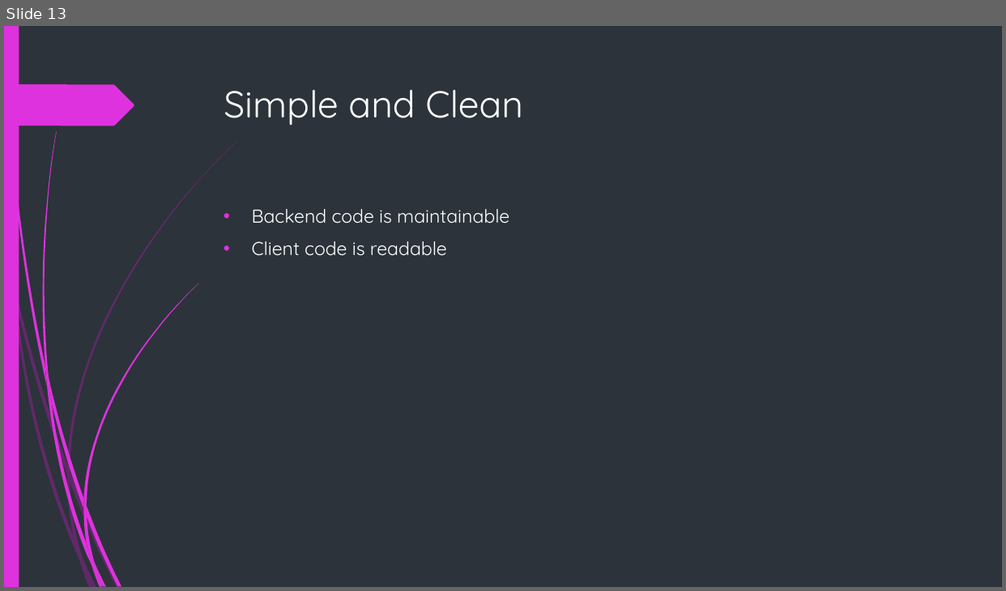
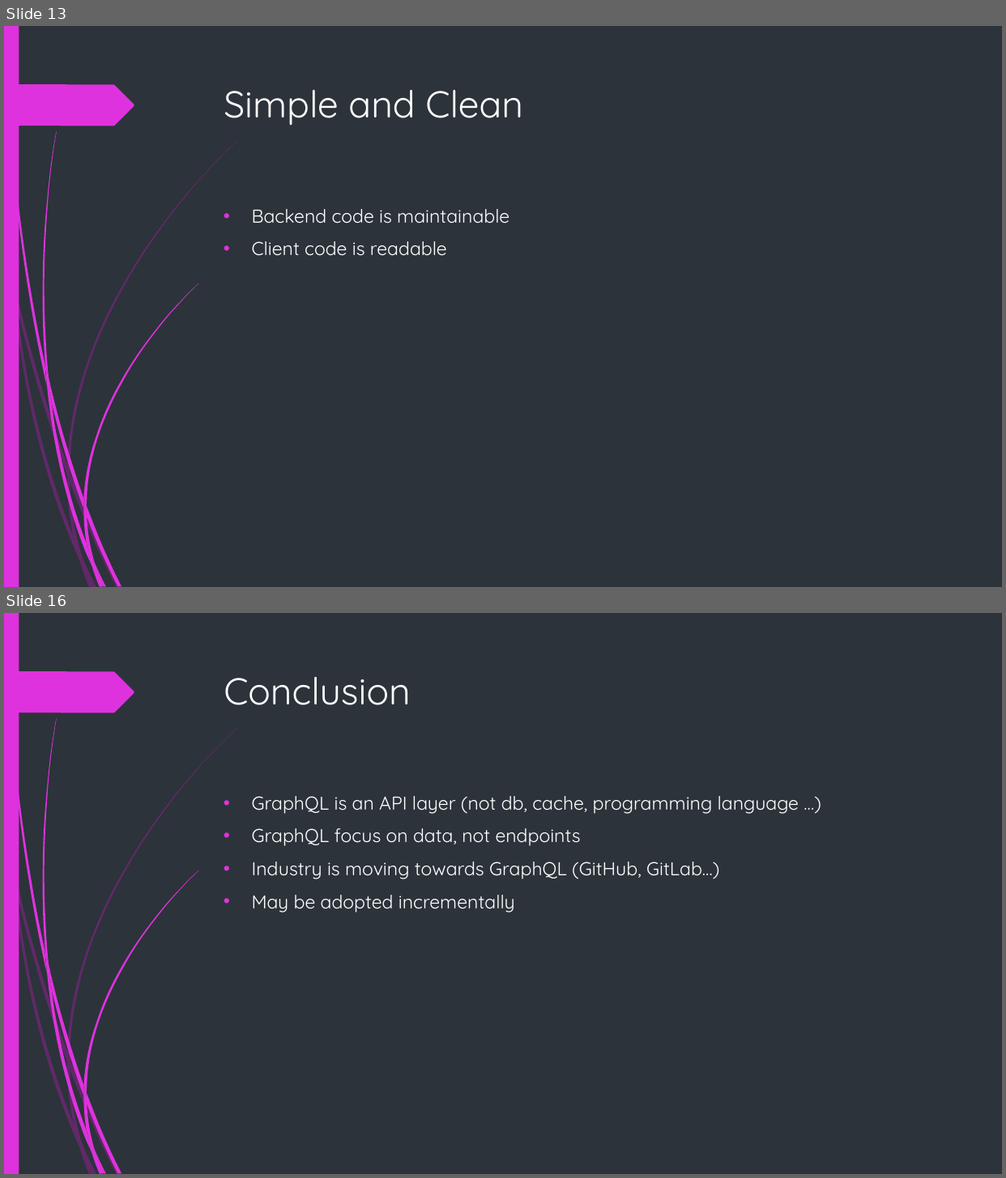
Before and after one commit to natvaldev/tedri, a slide deck: graphql/docs/graphql.pptx. Shown one above the other, each under a label of ours: slide 13 before the commit, slides 13 and 16 after it; the slides between them are not shown. The pictures are 1006x591 and 1006x1178 pixels, drawn with LibreOffice and Linux fonts; fonts in the diff are those of the drawing. Boxes give left, top, right and bottom in pixels: in the first picture for what was removed or moved away, otherwise in the second. Text is boxed around its words. In the diff, an @@ line names an element or a change of style, - is before the commit and + after.

```diff
--- a/graphql/docs/graphql.pptx
+++ b/graphql/docs/graphql.pptx
@@ slide 16 added at (4, 613, 1002, 1174), background #2C333A; not listed: 24 template elements that a slide beside it also shows @@
@@ title added at (224, 677, 410, 705), 36 pt, text #FFFFFF @@
+Conclusion
@@ text added at (252, 796, 799, 913), 18 pt, text #FFFFFF @@
+• GraphQL is an API layer (not db, cache, programming language …)
+• GraphQL focus on data, not endpoints
+• Industry is moving towards GraphQL (GitHub, GitLab…)
+• May be adopted incrementally
```
Also in this commit, not shown: 3 other slides added.
